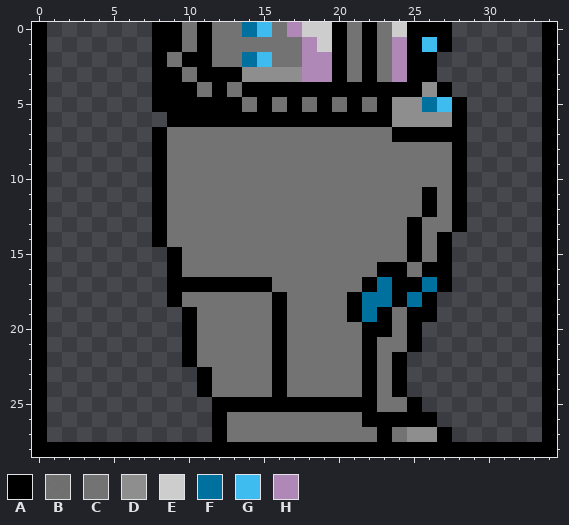
Edited in one commit: pixel-art sprite (res/animations/test/legs/idle.png). This is how it looked before the edit.
The file is 35x29 pixels. Colours within 5 levels of each other are drawn and written as one.
Palette (. is transparent): A #000000  B #737373ee  C #737373  D #8e8e8e  E #cdcdcd  F #00709e  G #3fbcef  H #af88b8
Pixels before, first column x 0:
 0 A.......AACACCFGCHEEACACEAAA......A
 1 A.......AACACCCCCCHEACACHAGA......A
 2 A.......ACAACCFGCCHHACACHAA.......A
 3 A.......AACAAADDDDHHACACHAA.......A
 4 A.......AAACACAAAAAAAAAAAADA......A
 5 A.......AAAAAACACABABABADDFGA.....A
 6 A........AAAAAAAAAAAAAAADDDDA.....A
 7 A.......ACCCCCCCCCCCCCCCAAAAA.....A
 8 A.......ACCCCCCCCCCCCCCCCCCCA.....A
 9 A.......ACCCCCCCCCCCCCCCCCCCA.....A
10 A.......ACCCCCCCCCCCCCCCCCCCA.....A
11 A.......ACCCCCCCCCCCCCCCCCACA.....A
12 A.......ACCCCCCCCCCCCCCCCCACA.....A
13 A.......ACCCCCCCCCCCCCCCCACCA.....A
14 A.......ACCCCCCCCCCCCCCCCACA......A
15 A........ACCCCCCCCCCCCCCCACA......A
16 A........ACCCCCCCCCCCCCAACAA......A
17 A........AAAAAAACCCCCCAFAAFA......A
18 A........ACCCCCCACCCCAFFAFA.......A
19 A.........ACCCCCACCCCAFACAA.......A
20 A.........ACCCCCACCCCCAACA........A
21 A.........ACCCCCACCCCCACCA........A
22 A.........ACCCCCACCCCCACA.........A
23 A..........ACCCCACCCCCACA.........A
24 A..........ACCCCACCCCCACA.........A
25 A...........AAAAAAAAAAACCA........A
26 A...........ACCCCCCCCCAAAAA.......A
27 A...........ACCCCCCCCCCACDDA......A
28 AAAAAAAAAAAAAAAAAAAAAAAAAAAAAAAAAAA
Now the later version:
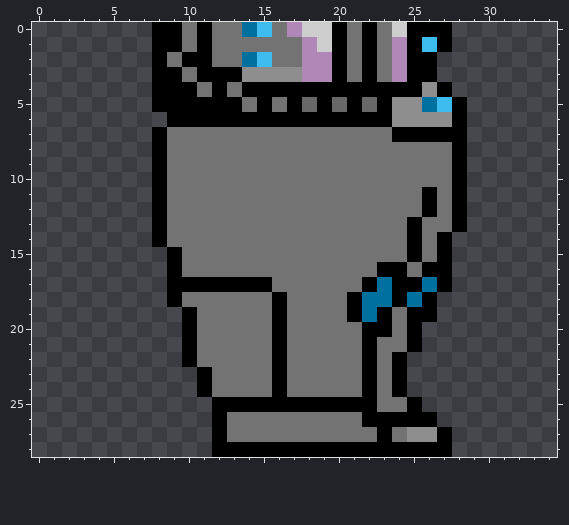
Changes in this commit:
{"colour":"B","old":"#737373ee","new":"#6b6b6bee"}
{"y":0,"x":0,"old":"A","new":"."}
{"y":0,"x":34,"old":"A","new":"."}
{"y":1,"x":0,"old":"A","new":"."}
{"y":1,"x":34,"old":"A","new":"."}
{"y":2,"x":0,"old":"A","new":"."}
{"y":2,"x":34,"old":"A","new":"."}
{"y":3,"x":0,"old":"A","new":"."}
{"y":3,"x":34,"old":"A","new":"."}
{"y":4,"x":0,"old":"A","new":"."}
{"y":4,"x":34,"old":"A","new":"."}
{"y":5,"x":0,"old":"A","new":"."}
{"y":5,"x":34,"old":"A","new":"."}
{"y":6,"x":0,"old":"A","new":"."}
{"y":6,"x":34,"old":"A","new":"."}
{"y":7,"x":0,"old":"A","new":"."}
{"y":7,"x":34,"old":"A","new":"."}
{"y":8,"x":0,"old":"A","new":"."}
{"y":8,"x":34,"old":"A","new":"."}
{"y":9,"x":0,"old":"A","new":"."}
{"y":9,"x":34,"old":"A","new":"."}
{"y":10,"x":0,"old":"A","new":"."}
{"y":10,"x":34,"old":"A","new":"."}
{"y":11,"x":0,"old":"A","new":"."}
{"y":11,"x":34,"old":"A","new":"."}
{"y":12,"x":0,"old":"A","new":"."}
{"y":12,"x":34,"old":"A","new":"."}
{"y":13,"x":0,"old":"A","new":"."}
{"y":13,"x":34,"old":"A","new":"."}
{"y":14,"x":0,"old":"A","new":"."}
{"y":14,"x":34,"old":"A","new":"."}
{"y":15,"x":0,"old":"A","new":"."}
{"y":15,"x":34,"old":"A","new":"."}
{"y":16,"x":0,"old":"A","new":"."}
{"y":16,"x":34,"old":"A","new":"."}
{"y":17,"x":0,"old":"A","new":"."}
{"y":17,"x":34,"old":"A","new":"."}
{"y":18,"x":0,"old":"A","new":"."}
{"y":18,"x":34,"old":"A","new":"."}
{"y":19,"x":0,"old":"A","new":"."}
{"y":19,"x":34,"old":"A","new":"."}
{"y":20,"x":0,"old":"A","new":"."}
{"y":20,"x":34,"old":"A","new":"."}
{"y":21,"x":0,"old":"A","new":"."}
{"y":21,"x":34,"old":"A","new":"."}
{"y":22,"x":0,"old":"A","new":"."}
{"y":22,"x":34,"old":"A","new":"."}
{"y":23,"x":0,"old":"A","new":"."}
{"y":23,"x":34,"old":"A","new":"."}
{"y":24,"x":0,"old":"A","new":"."}
{"y":24,"x":34,"old":"A","new":"."}
{"y":25,"x":0,"old":"A","new":"."}
{"y":25,"x":34,"old":"A","new":"."}
{"y":26,"x":0,"old":"A","new":"."}
{"y":26,"x":34,"old":"A","new":"."}
{"y":27,"x":0,"old":"A","new":"."}
{"y":27,"x":34,"old":"A","new":"."}
{"y":28,"x":0,"old":"AAAAAAAAAAAA","new":"............"}
{"y":28,"x":28,"old":"AAAAAAA","new":"......."}
{"label":"erased","picture_box":[32,22,212,457]}
{"label":"erased","picture_box":[452,22,557,457]}
{"label":"changed","picture_box":[302,97,377,112]}
